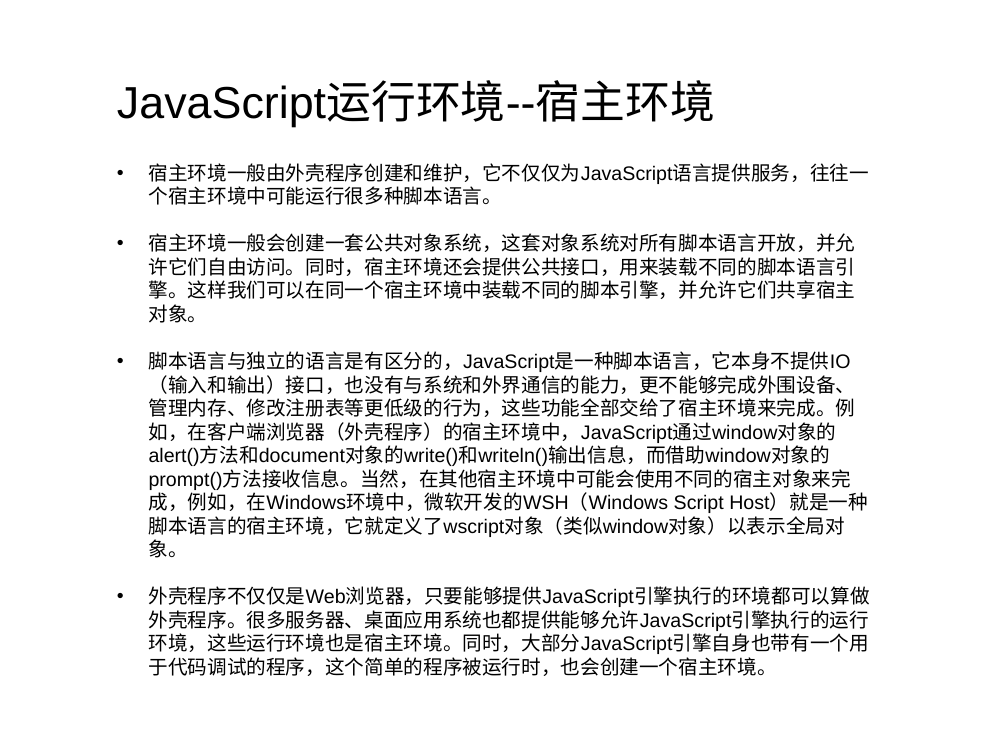
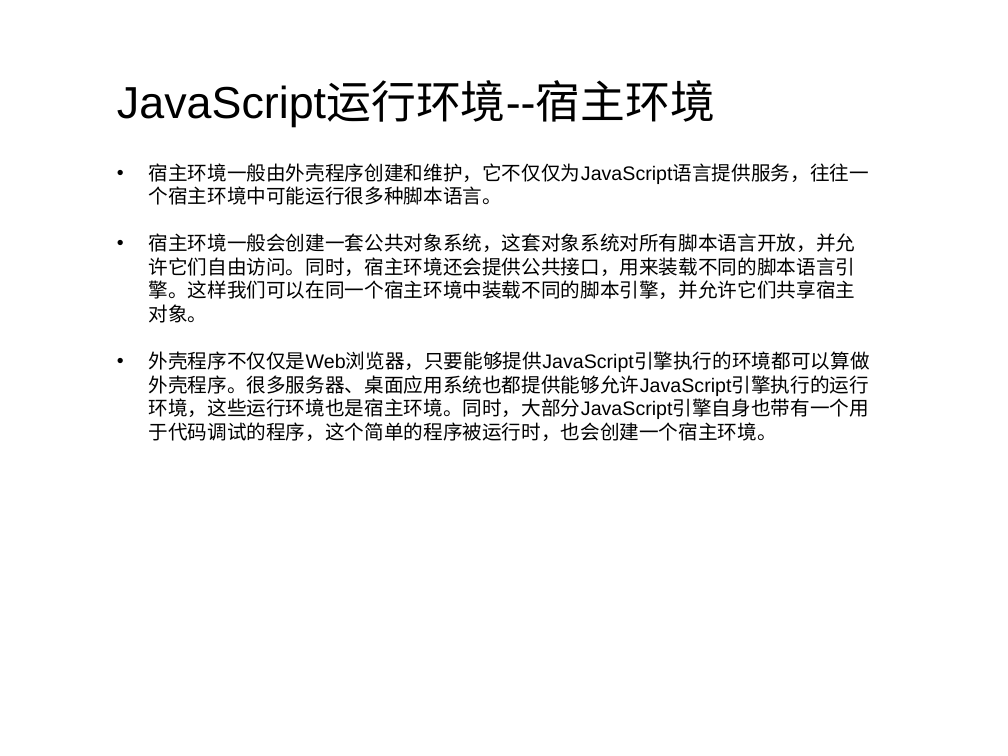
Before and after one commit to sysumiac/homework2014, a slide deck: slide 8 of Lecture4-JavaScript进阶之运行机制解析/ppt4002.pptx (slide 7 before the commit). Drawn at 1008x756 pixels with LibreOffice and Linux fonts; fonts in the diff are those of the drawing; background and template pictures are left out. Boxes give left, top, right and bottom in pixels: in the first picture for what was removed or moved away, otherwise in the second. Text is boxed around its words. In the diff, an @@ line names an element or a change of style, - is before the commit and + after.

```diff
--- a/Lecture4-JavaScript进阶之运行机制解析/ppt4002.pptx
+++ b/Lecture4-JavaScript进阶之运行机制解析/ppt4002.pptx
@@ text at [149,351,868,558]: paragraph removed @@
-• 脚本语言与独立的语言是有区分的，JavaScript是一种脚本语言，它本身不提供IO（输入和输出）接口，也没有与系统和外界通信的能力，更不能够完成外围设备、管理内存、修改注册表等更低级的行为，这些功能全部交给了宿主环境来完成。例如，在客户端浏览器（外壳程序）的宿主环境中，JavaScript通过window对象的alert()方法和document对象的write()和writeln()输出信息，而借助window对象的prompt()方法接收信息。当然，在其他宿主环境中可能会使用不同的宿主对象来完成，例如，在Windows环境中，微软开发的WSH（Windows Script Host）就是一种脚本语言的宿主环境，它就定义了wscript对象（类似window对象）以表示全局对象。
```
Also in this commit, not shown: 2 other slides changed, 5 slides added, 1 other file.
